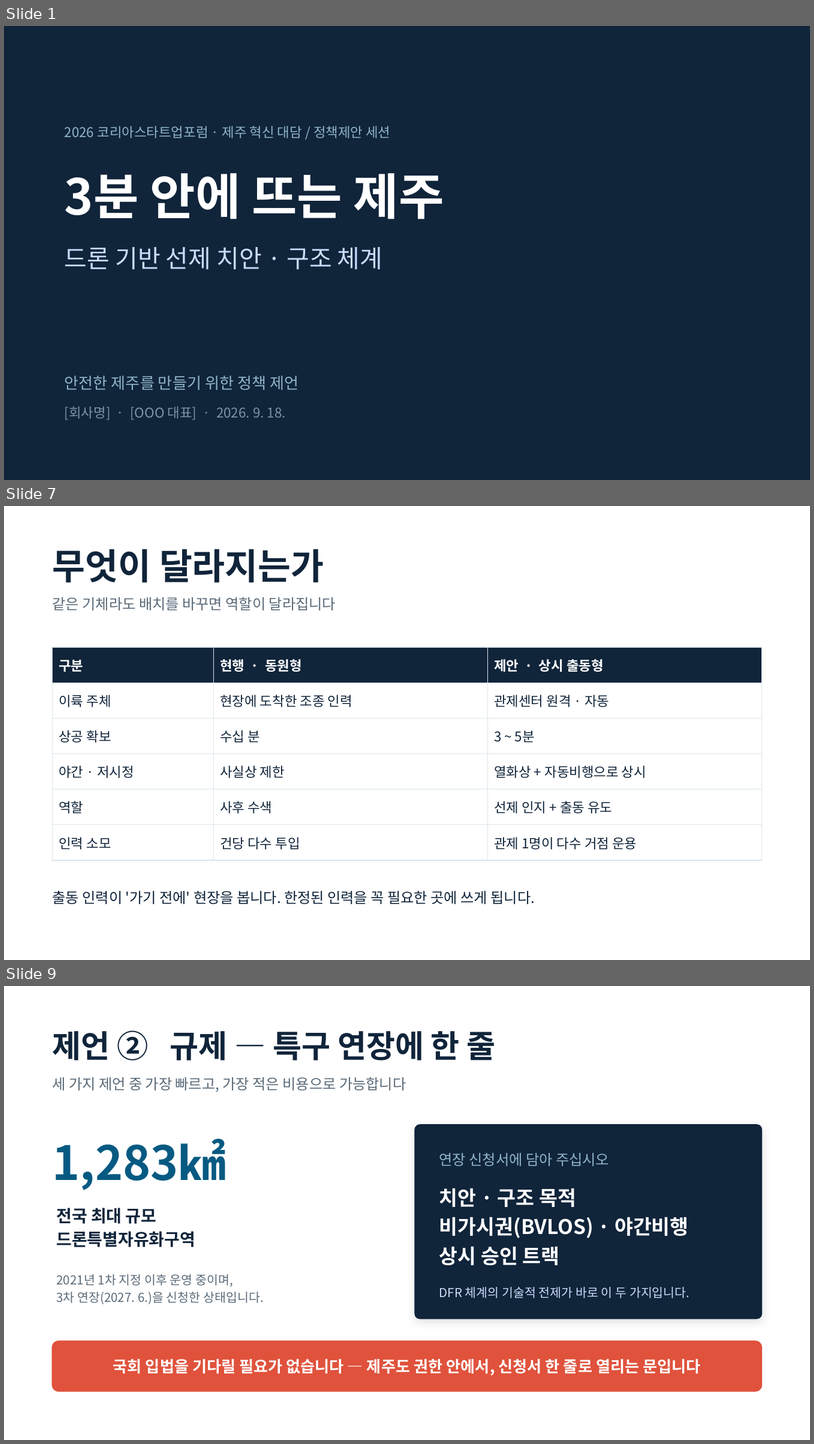
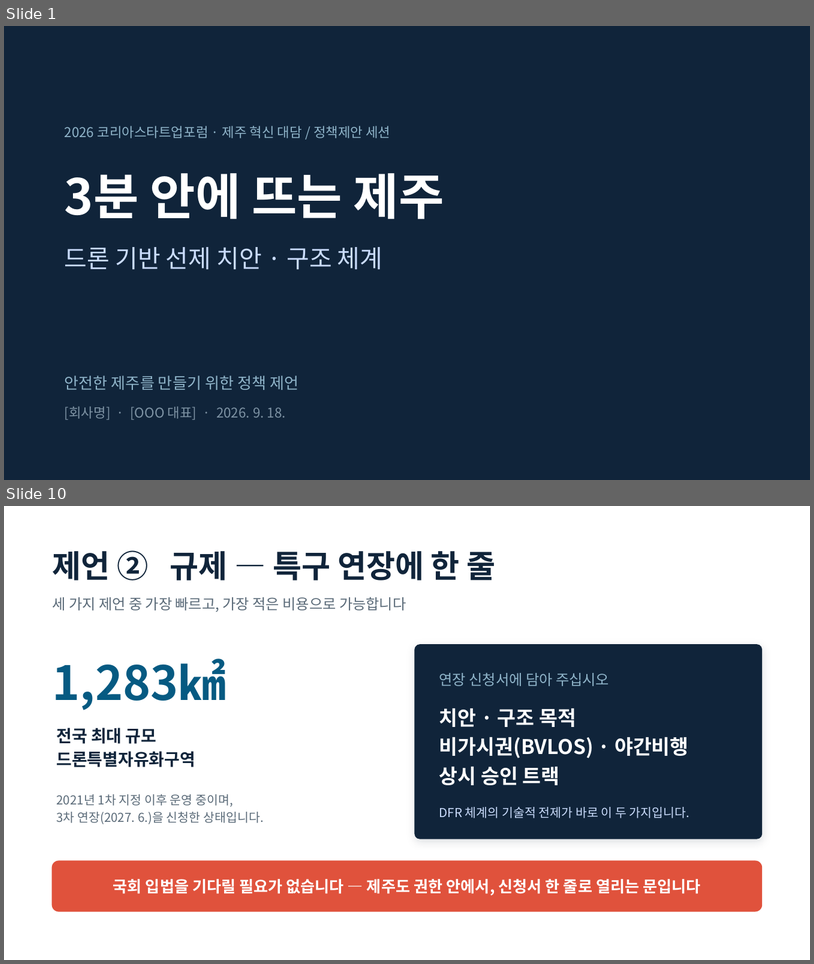
Before and after one commit to one497/Hank, a slide deck: docs/jeju-safety/제주드론치안_발제초안.pptx. Shown one above the other, each under a label of ours: slides 1, 7 and 9 before the commit, slides 1 and 10 after it; the slides between them are not shown. The pictures are 814x1444 and 814x964 pixels, drawn with LibreOffice and Linux fonts; fonts in the diff are those of the drawing. Boxes give left, top, right and bottom in pixels: in the first picture for what was removed or moved away, otherwise in the second. Text is boxed around its words. In the diff, an @@ line names an element or a change of style, - is before the commit and + after.

```diff
--- a/docs/jeju-safety/제주드론치안_발제초안.pptx
+++ b/docs/jeju-safety/제주드론치안_발제초안.pptx
@@ slide 7 removed at (4, 506, 810, 960), background #FFFFFF @@
@@ text removed at (53, 549, 324, 583) @@
-무엇이 달라지는가
@@ text removed at (53, 597, 336, 610) @@
-같은 기체라도 배치를 바꾸면 역할이 달라집니다
@@ table removed at (53, 647, 762, 852), 6 rows, 3 columns @@
-구분 | 현행 · 동원형 | 제안 · 상시 출동형
-이륙 주체 | 현장에 도착한 조종 인력 | 관제센터 원격 · 자동
-상공 확보 | 수십 분 | 3 ~ 5분
-야간 · 저시정 | 사실상 제한 | 열화상 + 자동비행으로 상시
-역할 | 사후 수색 | 선제 인지 + 출동 유도
-인력 소모 | 건당 다수 투입 | 관제 1명이 다수 거점 운용
@@ text removed at (53, 890, 535, 904) @@
-출동 인력이 '가기 전에' 현장을 봅니다. 한정된 인력을 꼭 필요한 곳에 쓰게 됩니다.
@@ what was slide 9 is now slide 10 @@
```
Also in this commit, not shown: 7 slides changed, 4 slides added, 2 other slides removed, 9 other files.
